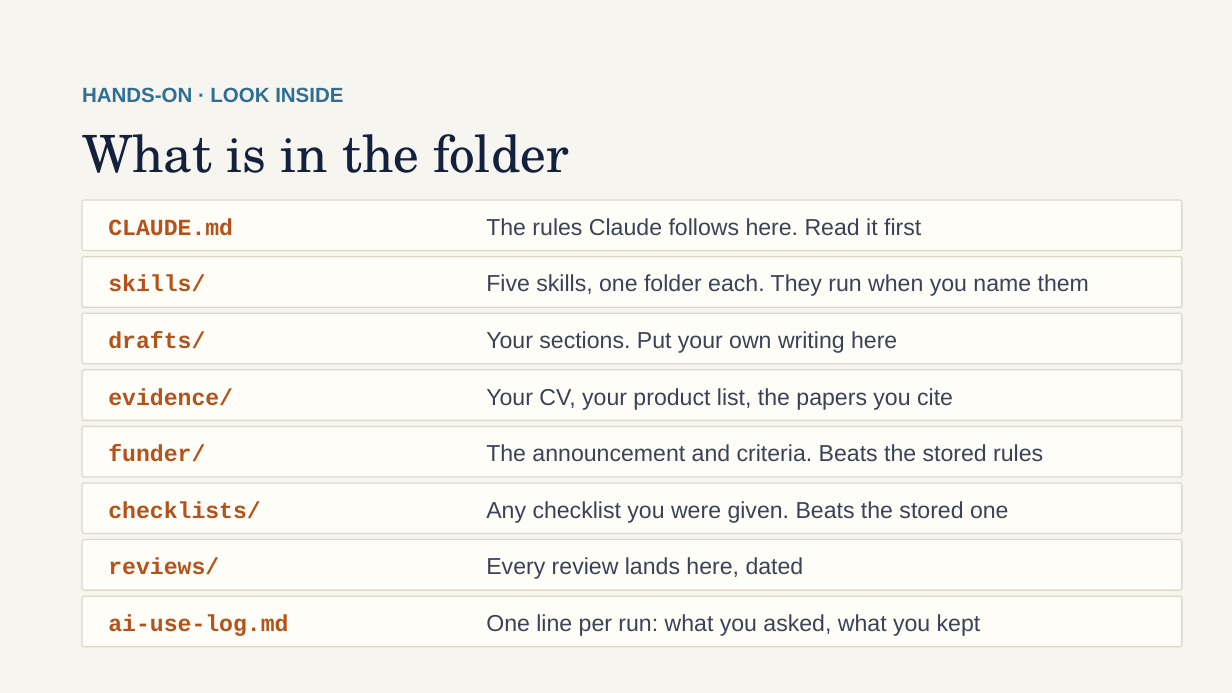
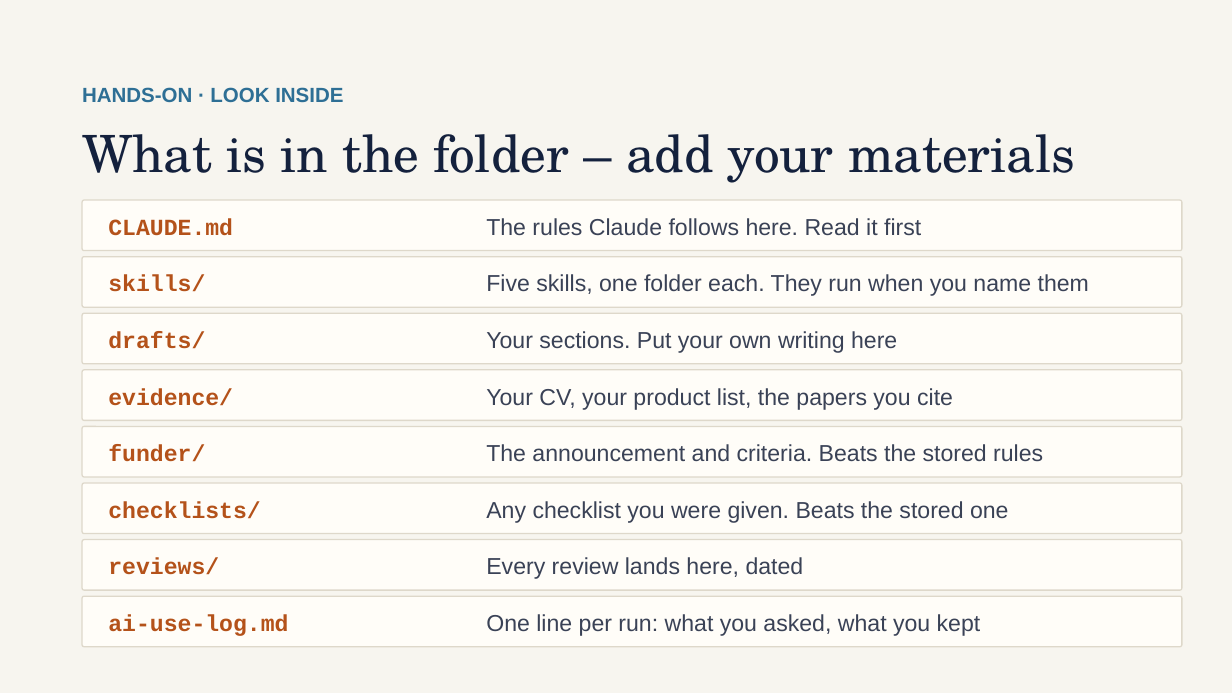
Before and after one commit to scripps-ai-enablement/ai-for-grant-writing, a slide deck: slide 27 of version 1/Using AI for Grant Writing v1.pptx (slide 28 before the commit). Drawn at 1232x693 pixels with LibreOffice and Linux fonts; fonts in the diff are those of the drawing. Boxes give left, top, right and bottom in pixels: in the first picture for what was removed or moved away, otherwise in the second. Text is boxed around its words. In the diff, an @@ line names an element or a change of style, - is before the commit and + after.

```diff
--- a/version 1/Using AI for Grant Writing v1.pptx
+++ b/version 1/Using AI for Grant Writing v1.pptx
@@ text at bbox=[82, 134, 1075, 183]: text changed @@
-What is in the folder
+What is in the folder – add your materials
```
Also in this commit, not shown: 12 other slides changed, 3 slides added, 1 slide removed.
